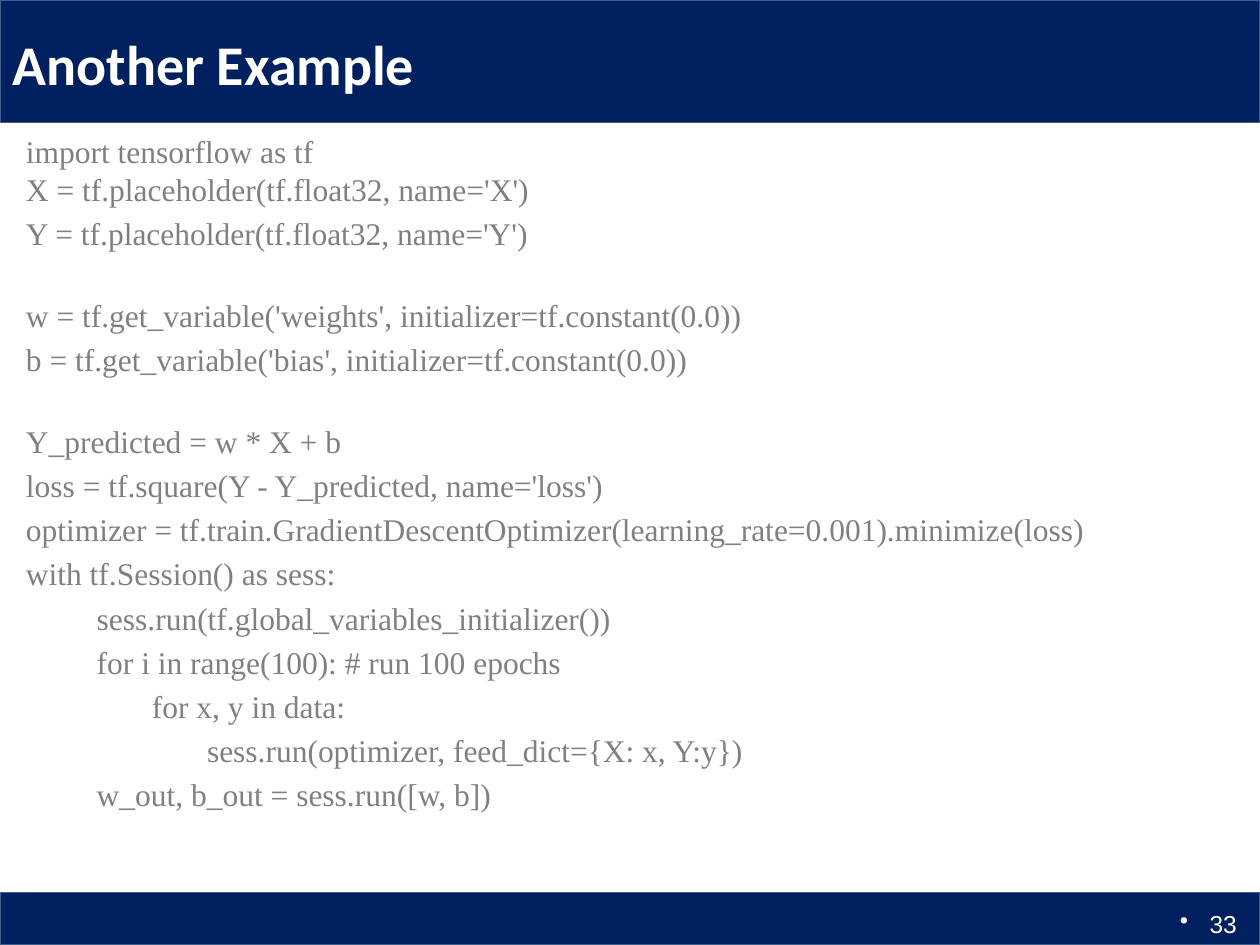
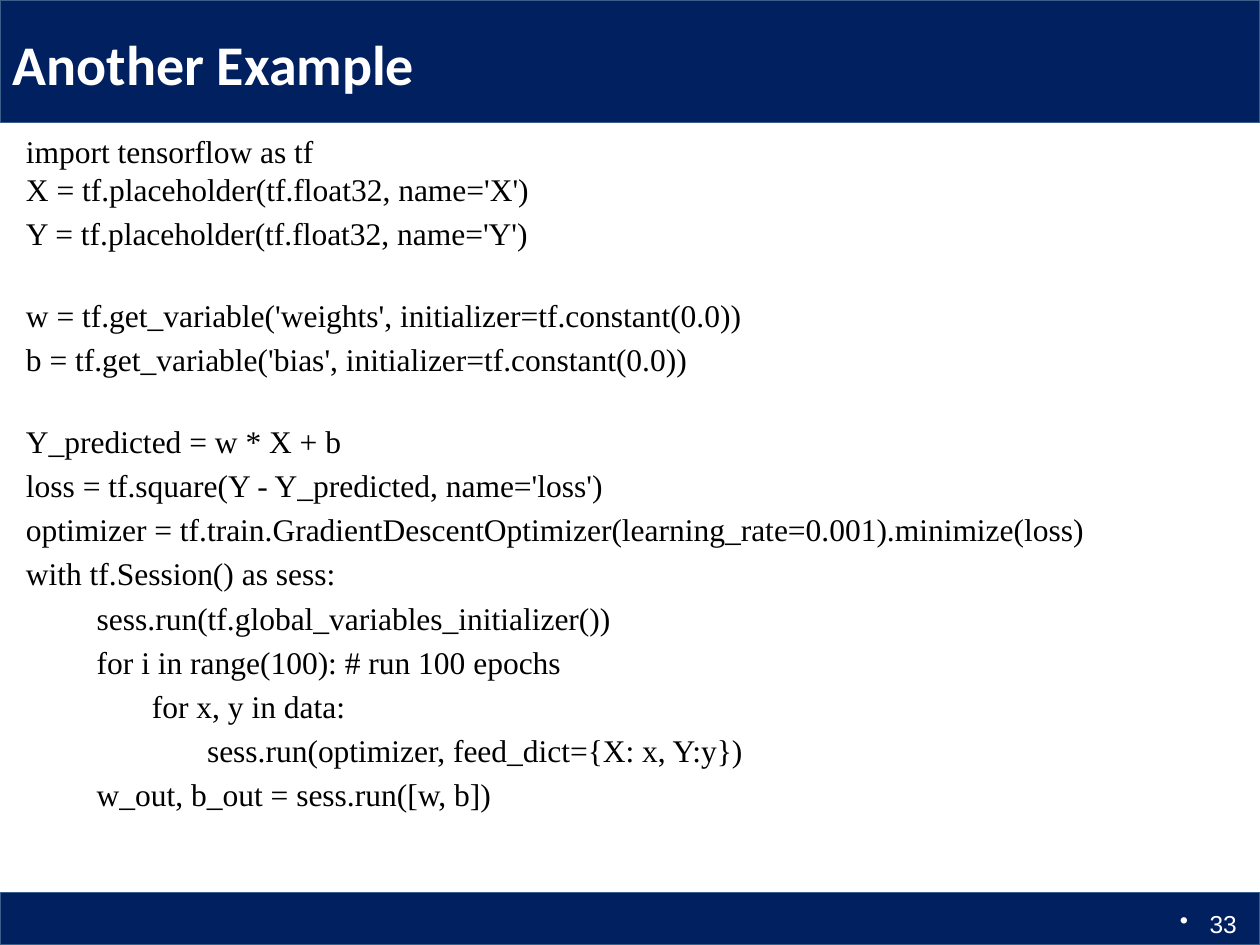
Before and after one commit to Columbia6894/Columbia6894.github.io, a slide deck: slide 33 of lecture/lecture1_llcao.pptx. Drawn at 1260x945 pixels with LibreOffice and Linux fonts; fonts in the diff are those of the drawing. Boxes give left, top, right and bottom in pixels: in the first picture for what was removed or moved away, otherwise in the second. Text is boxed around its words. In the diff, an @@ line names an element or a change of style, - is before the commit and + after.

```diff
--- a/lecture/lecture1_llcao.pptx
+++ b/lecture/lecture1_llcao.pptx
@@ text "import tensorflow as tf X ..." at [26, 141, 1084, 812]: text colour #808080 to #000000 @@
```
Also in this commit, not shown: 4 other slides changed, 1 other file.
